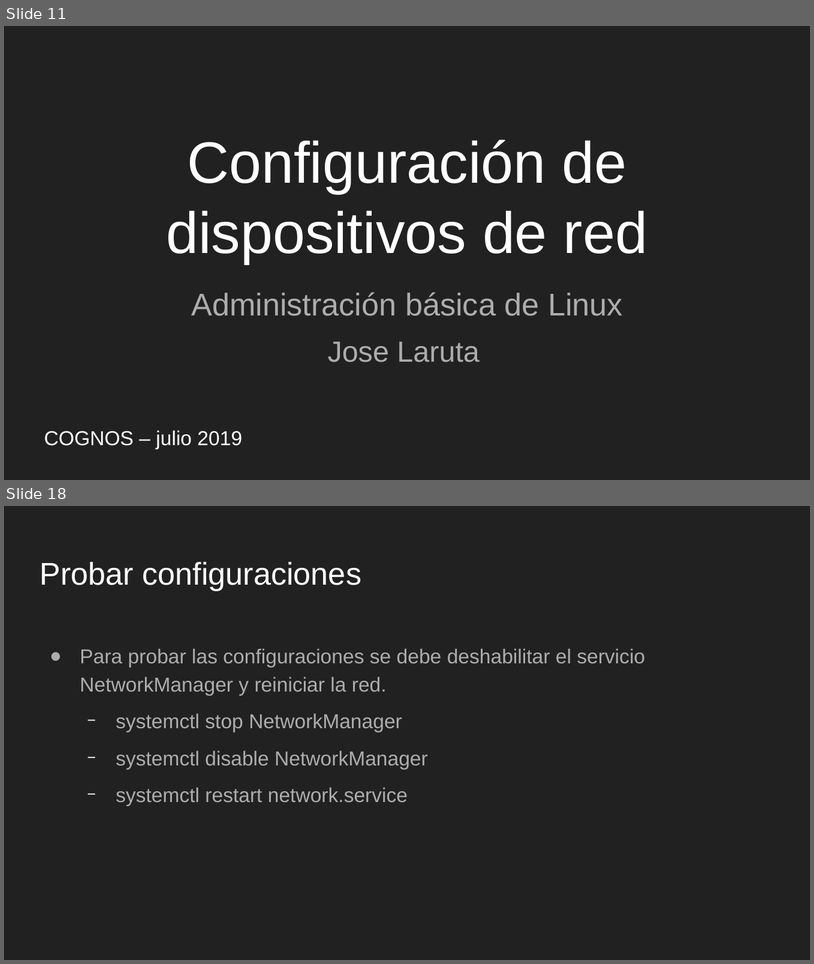
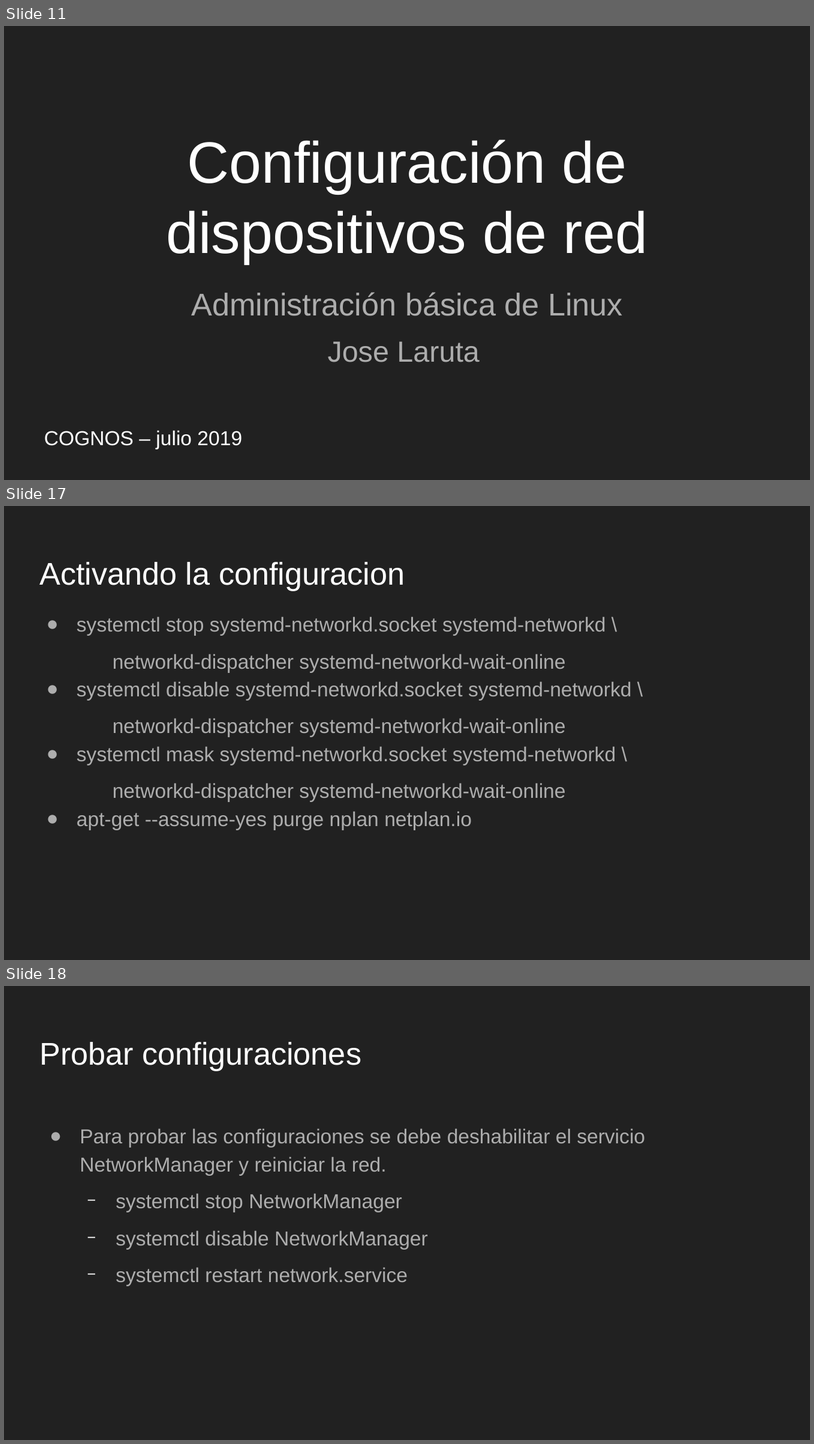
Before and after one commit to tabris2015/LNX101_102, a slide deck: slides/Sesion9.odp. Shown one above the other, each under a label of ours: slides 11 and 18 before the commit, slides 11, 17 and 18 after it; the slides between them are not shown. The pictures are 814x964 and 814x1444 pixels, drawn with LibreOffice and Linux fonts; fonts in the diff are those of the drawing. Boxes give left, top, right and bottom in pixels: in the first picture for what was removed or moved away, otherwise in the second. Text is boxed around its words. In the diff, an @@ line names an element or a change of style, - is before the commit and + after.

```diff
--- a/slides/Sesion9.odp
+++ b/slides/Sesion9.odp
@@ slide 17 added at [4, 506, 810, 960], background #212121 @@
@@ title added at [39, 562, 405, 591], 28 pt, text #FFFFFF @@
+Activando la configuracion
@@ text added at [77, 616, 632, 829], 18 pt, text #ADADAD @@
+● systemctl stop systemd-networkd.socket systemd-networkd \
+  networkd-dispatcher systemd-networkd-wait-online
+● systemctl disable systemd-networkd.socket systemd-networkd \
+  networkd-dispatcher systemd-networkd-wait-online
+● systemctl mask systemd-networkd.socket systemd-networkd \
+  networkd-dispatcher systemd-networkd-wait-online
+● apt-get --assume-yes purge nplan netplan.io
```
Also in this commit, not shown: 3 slides changed, 2 other slides added, 2 slides removed, 4 other files.
